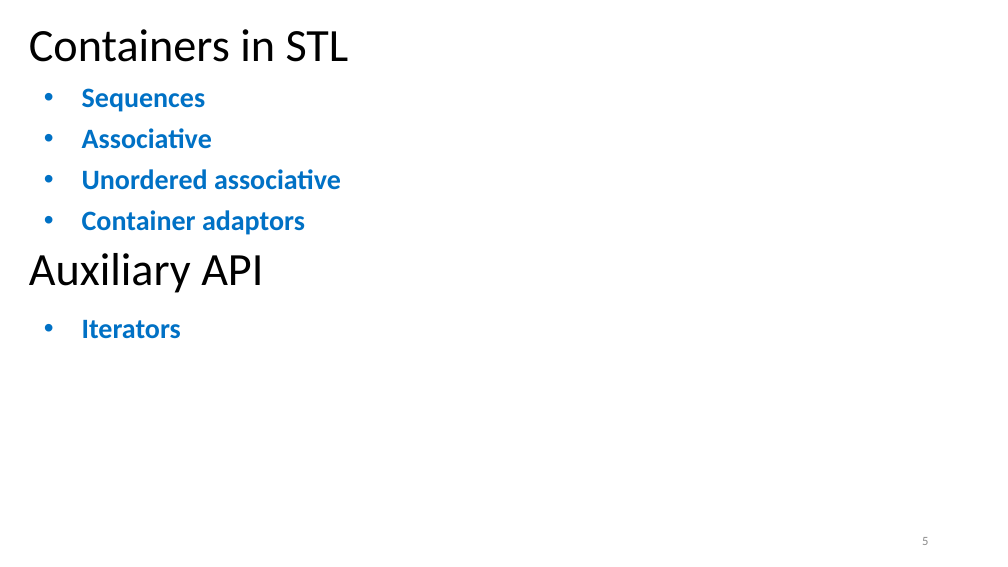
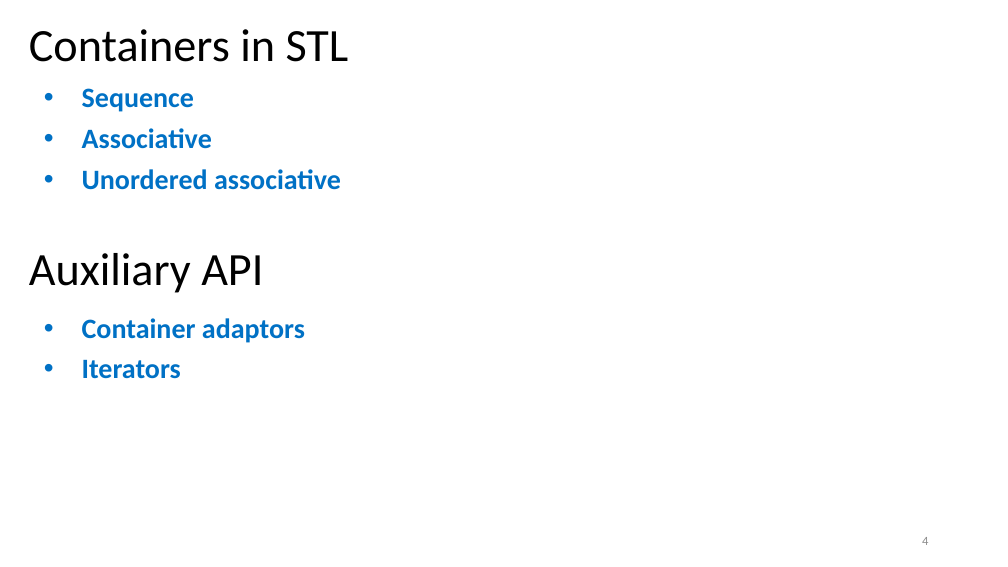
Before and after one commit to rarutyun/cpp-courses, a slide deck: slide 4 of 03_containrers_and_initialization/03_containers.pptx (slide 5 before the commit). Drawn at 1008x567 pixels with LibreOffice and Linux fonts; fonts in the diff are those of the drawing. Boxes give left, top, right and bottom in pixels: in the first picture for what was removed or moved away, otherwise in the second. Text is boxed around its words. In the diff, an @@ line names an element or a change of style, - is before the commit and + after.

```diff
--- a/03_containrers_and_initialization/03_containers.pptx
+++ b/03_containrers_and_initialization/03_containers.pptx
@@ text at [82,88,194,112]: text changed @@
-• Sequences
+• Sequence
@@ text at [82,210,305,235]: paragraph removed @@
-• Container adaptors
@@ text at [82,318,305,343]: paragraph added @@
+• Container adaptors
@@ page number at [922,537,928,545]: text changed @@
-5
+4
```
Also in this commit, not shown: 13 other slides changed, 2 slides added, 2 slides removed.
